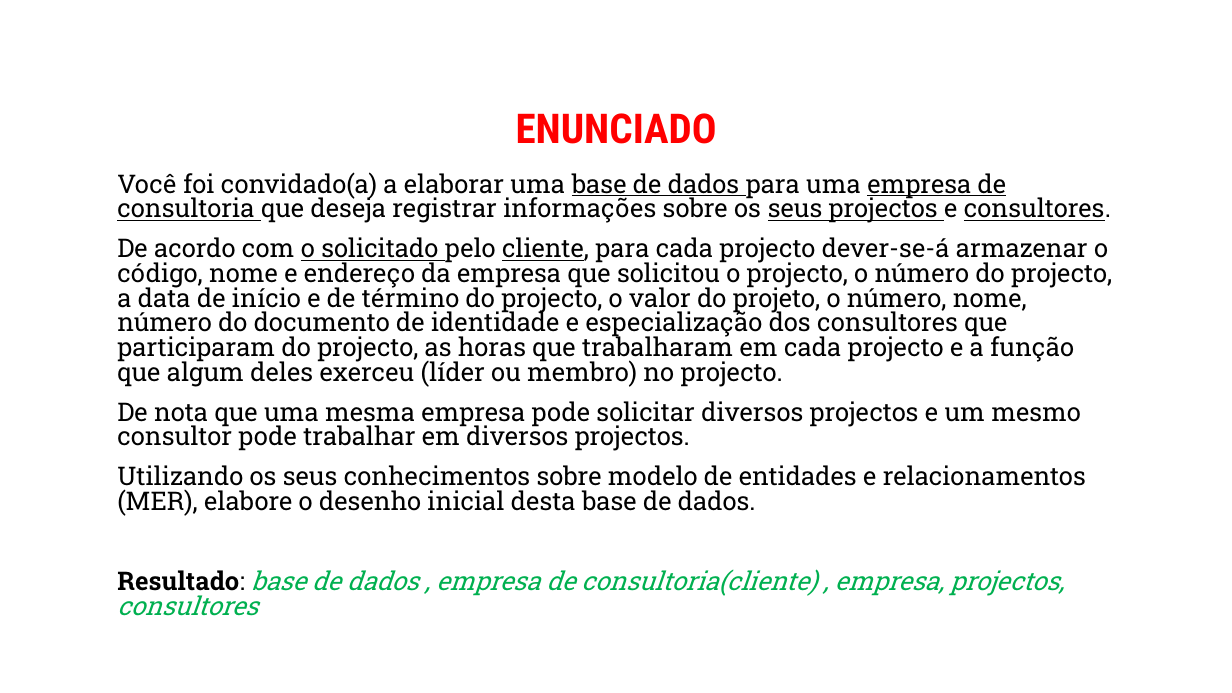
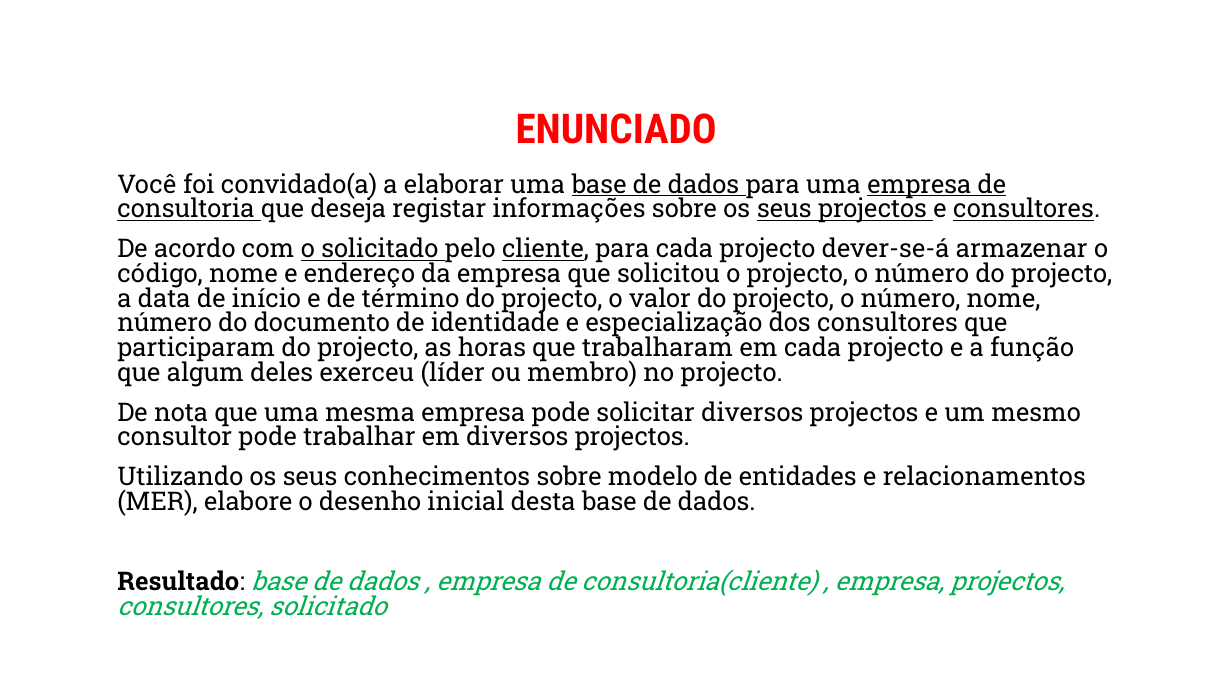
Before and after one commit to hangalo/cursobasededados, a slide deck: slide 5 of Curso_de_Base_de_Dados_Exercicios_de_Modelagem_02.pptx. Drawn at 1232x693 pixels with LibreOffice and Linux fonts; fonts in the diff are those of the drawing; background and template pictures are left out. Boxes give left, top, right and bottom in pixels: in the first picture for what was removed or moved away, otherwise in the second. Text is boxed around its words. In the diff, an @@ line names an element or a change of style, - is before the commit and + after.

```diff
--- a/Curso_de_Base_de_Dados_Exercicios_de_Modelagem_02.pptx
+++ b/Curso_de_Base_de_Dados_Exercicios_de_Modelagem_02.pptx
@@ text at (117,172,1112,387): text changed @@
-Você foi convidado(a) a elaborar uma base de dados para uma empresa de consultoria que deseja registrar informações sobre os seus projectos e consultores.
-De acordo com o solicitado pelo cliente, para cada projecto dever-se-á armazenar o código, nome e endereço da empresa que solicitou o projecto, o número do projecto, a data de início e de término do projecto, o valor do projeto, o número, nome, número do documento de identidade e especialização dos consultores que participaram do projecto, as horas que trabalharam em cada projecto e a função que algum deles exerceu (líder ou membro) no projecto.
+Você foi convidado(a) a elaborar uma base de dados para uma empresa de consultoria que deseja registar informações sobre os seus projectos e consultores.
+De acordo com o solicitado pelo cliente, para cada projecto dever-se-á armazenar o código, nome e endereço da empresa que solicitou o projecto, o número do projecto, a data de início e de término do projecto, o valor do projecto, o número, nome, número do documento de identidade e especialização dos consultores que participaram do projecto, as horas que trabalharam em cada projecto e a função que algum deles exerceu (líder ou membro) no projecto.
@@ text at (117,569,1064,619): text changed @@
-Resultado: base de dados , empresa de consultoria(cliente) , empresa, projectos, consultores
+Resultado: base de dados , empresa de consultoria(cliente) , empresa, projectos, consultores, solicitado
```
Also in this commit, not shown: 8 other slides changed, 1 slide added, 2 other files.
